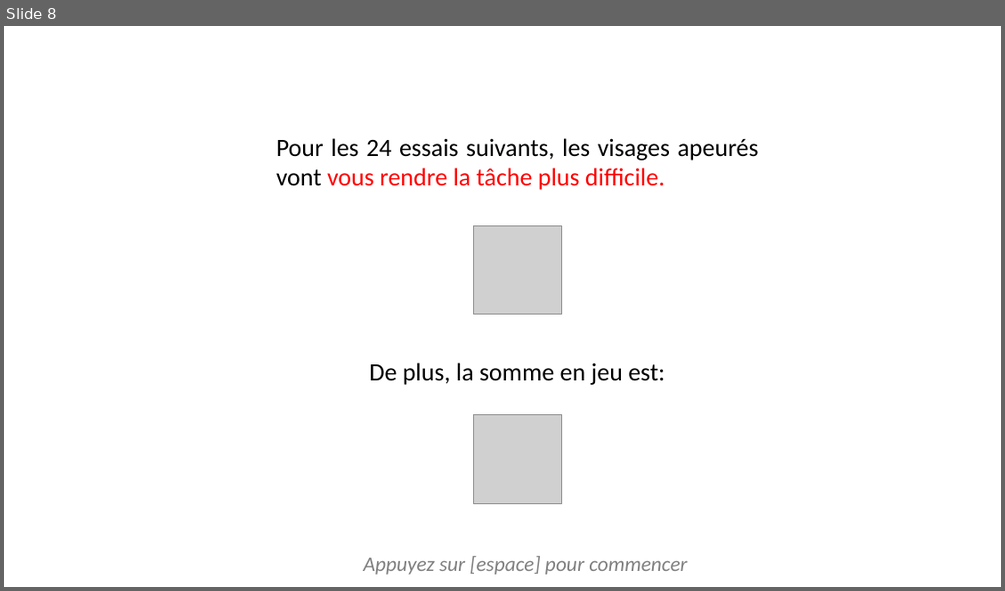
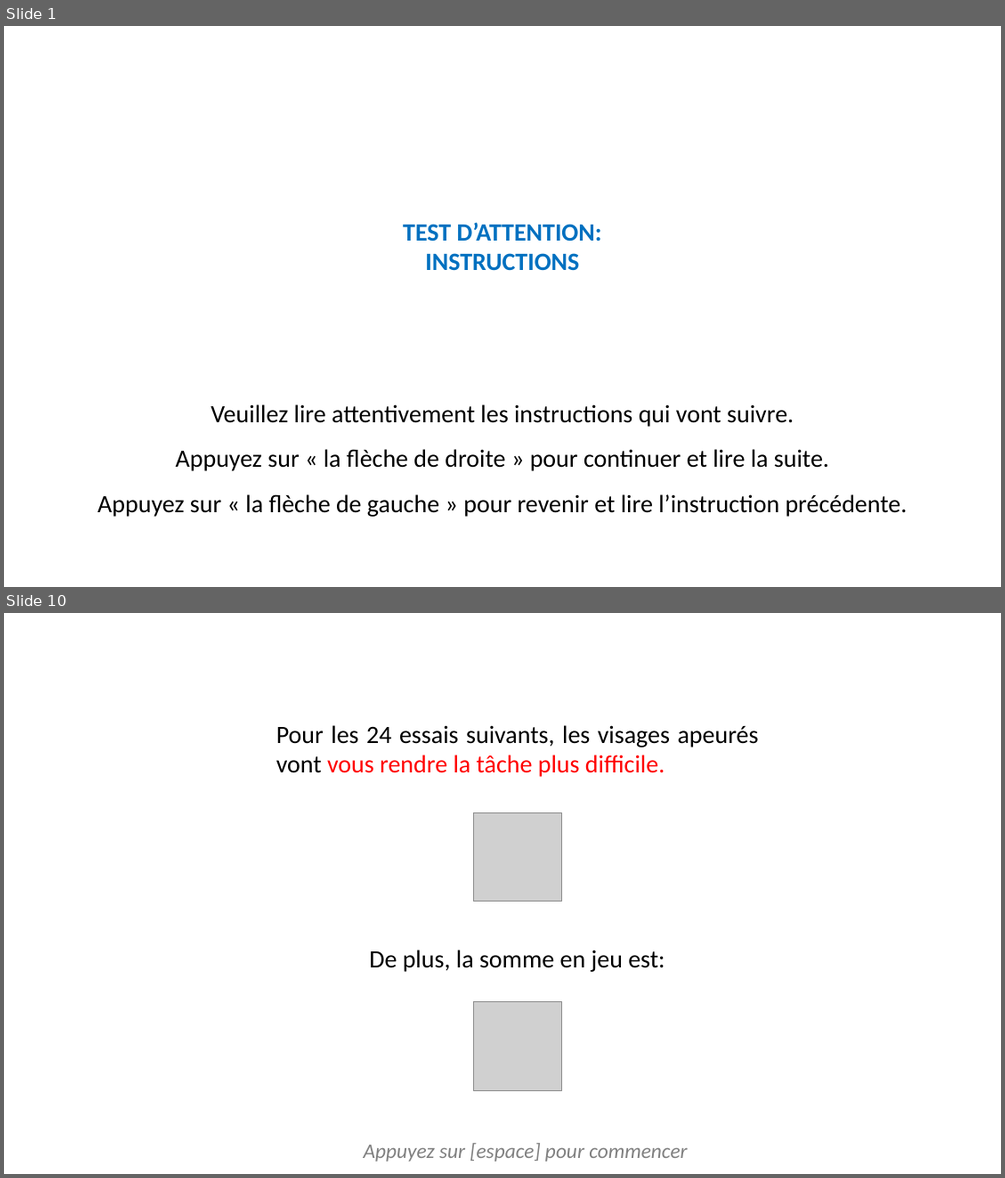
Before and after one commit to MBB-team/Online_Testing, a slide deck: src/Emotion_Regulation_JS/instructions/instructionsDiapo.pptx. Shown one above the other, each under a label of ours: slide 8 before the commit, slides 1 and 10 after it; the slides between them are not shown. The pictures are 1005x591 and 1005x1178 pixels, drawn with LibreOffice and Linux fonts; fonts in the diff are those of the drawing; grey boxes stand for pictures. Boxes give left, top, right and bottom in pixels: in the first picture for what was removed or moved away, otherwise in the second. Text is boxed around its words. In the diff, an @@ line names an element or a change of style, - is before the commit and + after.

Commit message:
updated instructions (Jean)

```diff
--- a/src/Emotion_Regulation_JS/instructions/instructionsDiapo.pptx
+++ b/src/Emotion_Regulation_JS/instructions/instructionsDiapo.pptx
@@ slide 1 added at <box>4,26,1001,587</box>, background #FFFFFF @@
@@ text added at <box>403,222,602,271</box>, 24 pt, text #0070C0, bold @@
+TEST D’ATTENTION:
+INSTRUCTIONS
@@ text added at <box>97,404,907,516</box>, 24 pt, text #000000 @@
+Veuillez lire attentivement les instructions qui vont suivre.
+Appuyez sur « la flèche de droite » pour continuer et lire la suite.
+Appuyez sur « la flèche de gauche » pour revenir et lire l’instruction précédente.
@@ what was slide 8 is now slide 10 @@
```
Also in this commit, not shown: 6 slides changed, 3 other slides added, 2 slides removed, 16 other files.
